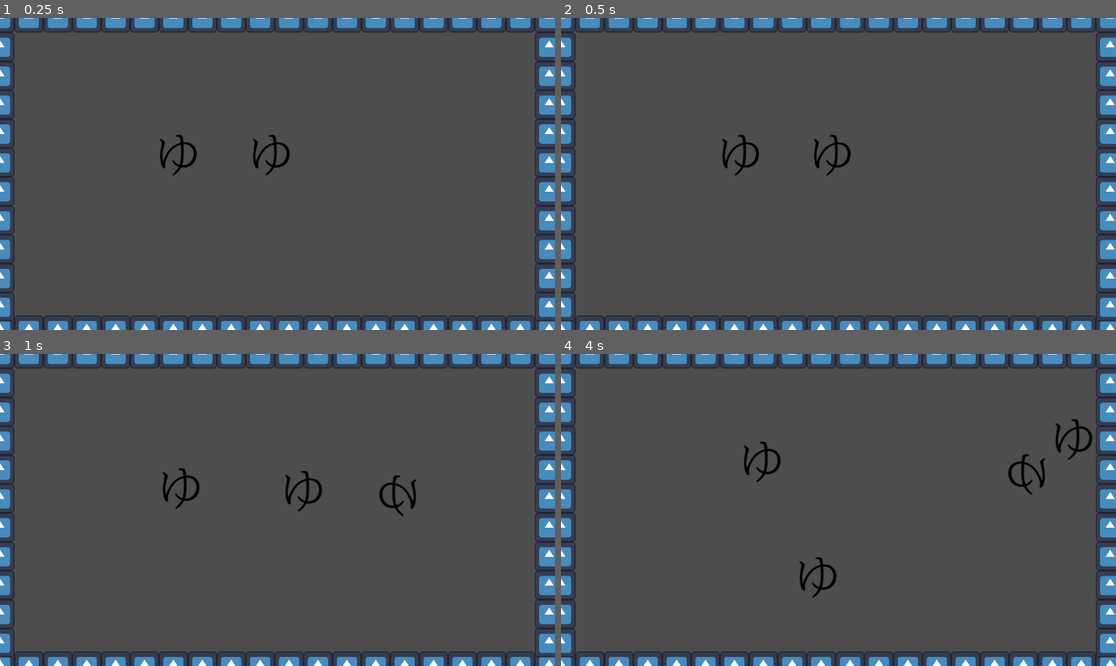
Above: before the commit, frames 1-4 (two rows, left to right).
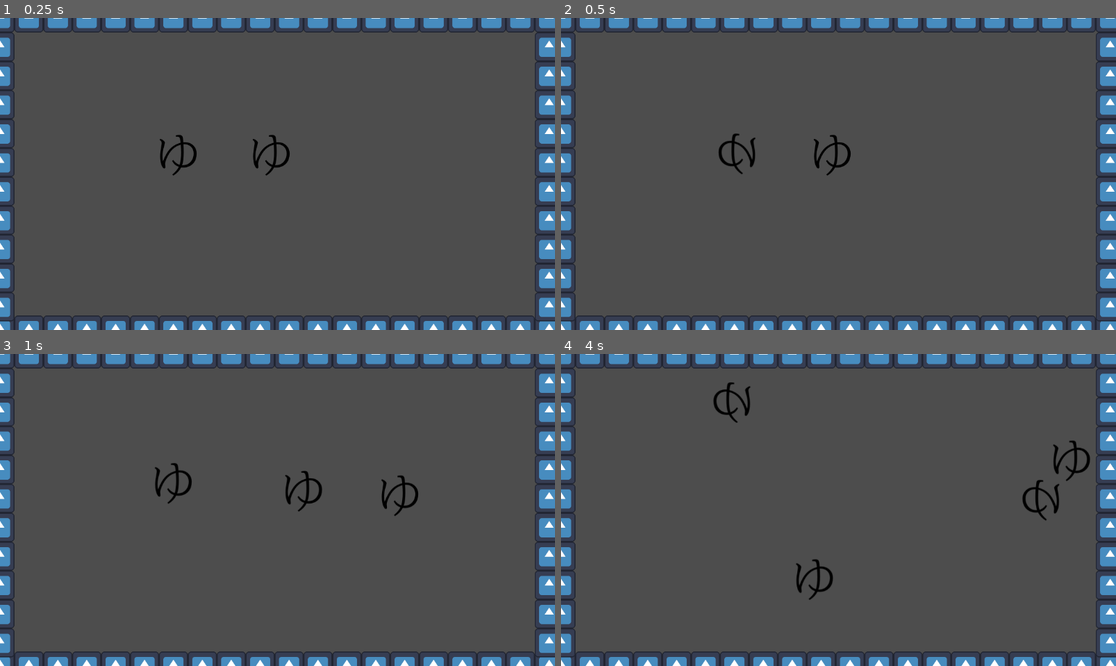
Above: after the commit, the same moments.

Repository: geometriccross/aquarium
Game: Godot game, scene res://tscn/main.tscn
Two runs of this game, one before a commit and one after it. Both use one fixed random seed, a clock stepped at 60 frames per second and the inputs below. The engine's default icon, where the game draws it, is replaced by a stand-in: a white triangle on a blue panel in a dark square.
Inputs (mouse positions are in pixels of both pictures, inside the frame that each line leads up to):
- Up to frame 1 (0.25 s): no input
- Up to frame 2 (0.5 s): no input
- Up to frame 3 (1 s): move the mouse to (399, 494) at 0.52 s; hold D from 0.53 s (still down); click (399, 494) at 0.67 s
- Up to frame 4 (4 s): move the mouse to (727, 525) at 1.27 s; release D at 1.28 s; hold S 1.28-2.03 s; move the mouse to (894, 441) at 2.02 s; hold D 2.03-2.78 s; move the mouse to (810, 572) at 2.77 s; hold W 2.78-3.53 s; click (810, 572) at 2.92 s; move the mouse to (1005, 556) at 3.52 s; hold A from 3.53 s (still down)

Frame 1 is identical in both runs. In frame 2, 0.4% of the frame differs, in the area x 28-36%, y 36-51%; in frame 3, 0.7%; in frame 4, 1.8%, in the area x 27-96%, y 9-79%.

Commit message:
state関連をstateファイルに移動した影響を修正

Diff:
--- a/src/fish.gd
+++ b/src/fish.gd
@@ -10,21 +10,11 @@
 
 @export var move_speed := 400
 
+const utility = preload("res://src/utility.gd")
+const state = preload("res://src/state.gd")
+
 var _time := 0.0
-var _RANDOM = "random"
-var _ESCAPE = "escape"
-var _FOCUS = "focus"
-var _IDLE = "idle"
-var _state = _RANDOM
-
-var _behavior_table := {
-	_RANDOM: 	[[0.4, utility.id, _IDLE], [0.5, random_walk, _RANDOM], [0.1, focus_walk, _FOCUS], [0, escape_walk, _ESCAPE]],
-	_IDLE: 		[[0.3, utility.id, _IDLE], [0.7, random_walk, _RANDOM], [0, focus_walk, _FOCUS], [0, escape_walk, _ESCAPE]],
-	_ESCAPE: 	[[0.1, utility.id, _IDLE], [0.2, random_walk, _RANDOM], [0.2, focus_walk, _FOCUS], [0.5, escape_walk, _ESCAPE]],
-	_FOCUS: 	[[0.2, utility.id, _IDLE], [0.2, random_walk, _RANDOM], [0.4, focus_walk, _FOCUS], [0.2, escape_walk, _ESCAPE]]
-}
-
-const utility = preload("res://src/utility.gd")
+var _state = state.Idle
 
 func _physics_process(delta):
 	global_rotation = 0 #回転を固定
@@ -35,11 +25,13 @@
 	else:
 		_time += delta
 		if _time >= randf_range(behavior_interval_min, behavior_interval_max):
-			var f_and_state = behavior_choice(_state, _behavior_table)
-			var vector = f_and_state[0].call(sensor_perception())
-			apply_force(vector * move_speed * 2, Vector2.ZERO)
-			image_flip(vector.x)
-			_state = f_and_state[1]
+			var fish_state = behavior_choice(_state, state.table())
+			var dest_vector = fish_state.destination_vector(sensor_perception())
+
+			apply_force(dest_vector * move_speed * 2, Vector2.ZERO)
+			image_flip(dest_vector.x)
+
+			_state = fish_state
 			_time = 0
 
 func image_flip(flip_index):
@@ -65,23 +57,11 @@
 		-ray_num.call(top) + area_num.call(top) + ray_num.call(low) + -area_num.call(low)
 	)
 
-func behavior_choice(state: String, table: Dictionary) -> Array:
-	var p = randf_range(0.0, 1.0)
-	var result = [utility.id, _IDLE] #もし何も当たらなかった場合に実行される
-	for p_and_f in table[state]:
-		if p_and_f[0] > p:
-			result = [p_and_f[1], p_and_f[2]]
+func behavior_choice(fish_state, table: Dictionary):
+	var result := state.Idle #もし何も当たらなかった場合に実行される
+	for value in table[fish_state.mnemonic()]:
+		if value[0] > randf_range(0.0, 1.0):
+			result = value[1]
 
-	print(state, ", ", p)
+	print(result.mnemonic())
 	return result
-
-#この関数の引数は使わない
-func random_walk(place_holder: Vector2) -> Vector2:
-	return Vector2(randi_range(-1, 1), randi_range(-1, 1))
-
-#そのままでも対象へと向かうベクトルになっているため、値をそのまま返す
-func focus_walk(target: Vector2) -> Vector2:
-	return target
-
-func escape_walk(target: Vector2) -> Vector2:
-	return Vector2(-target.y, -target.x)
